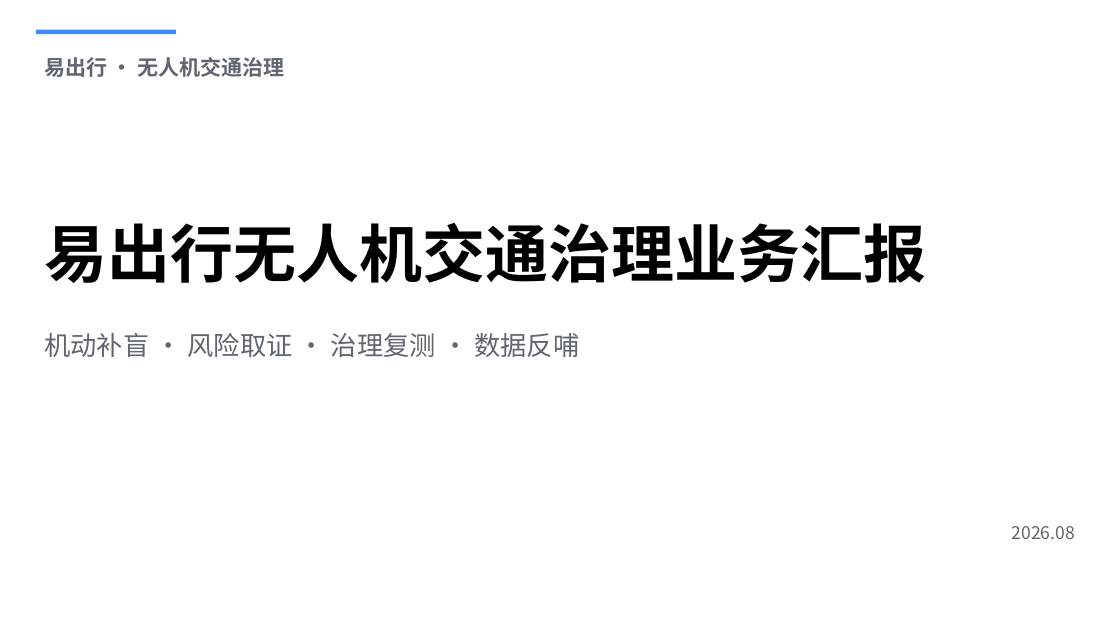
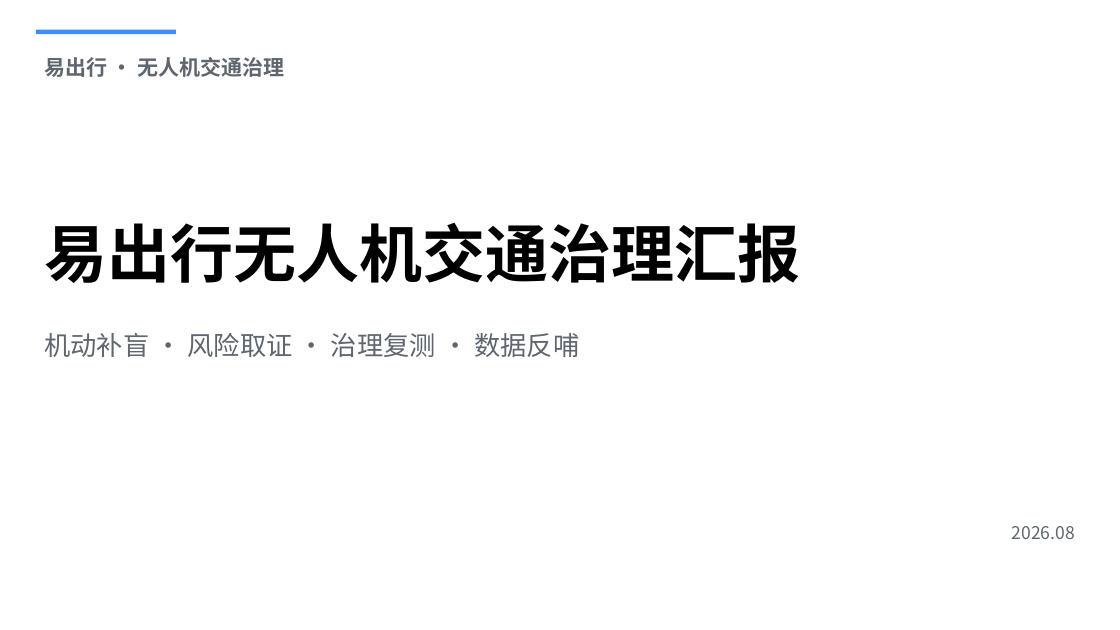
Before and after one commit to fjwangzy/TrafficAnalyzer, a slide deck: slide 1 of docs/generated/易出行无人机交通治理业务成效与试点汇报.pptx. Drawn at 1120x630 pixels with LibreOffice and Linux fonts; fonts in the diff are those of the drawing; background and template pictures are left out. Boxes give left, top, right and bottom in pixels: in the first picture for what was removed or moved away, otherwise in the second. Text is boxed around its words. In the diff, an @@ line names an element or a change of style, - is before the commit and + after.

```diff
--- a/docs/generated/易出行无人机交通治理业务成效与试点汇报.pptx
+++ b/docs/generated/易出行无人机交通治理业务成效与试点汇报.pptx
@@ text at box(44, 223, 800, 283): text changed @@
-易出行无人机交通治理业务汇报
+易出行无人机交通治理汇报
```
Also in this commit, not shown: 7 other slides changed, 2 slides added, 2 slides removed, 45 other files.
